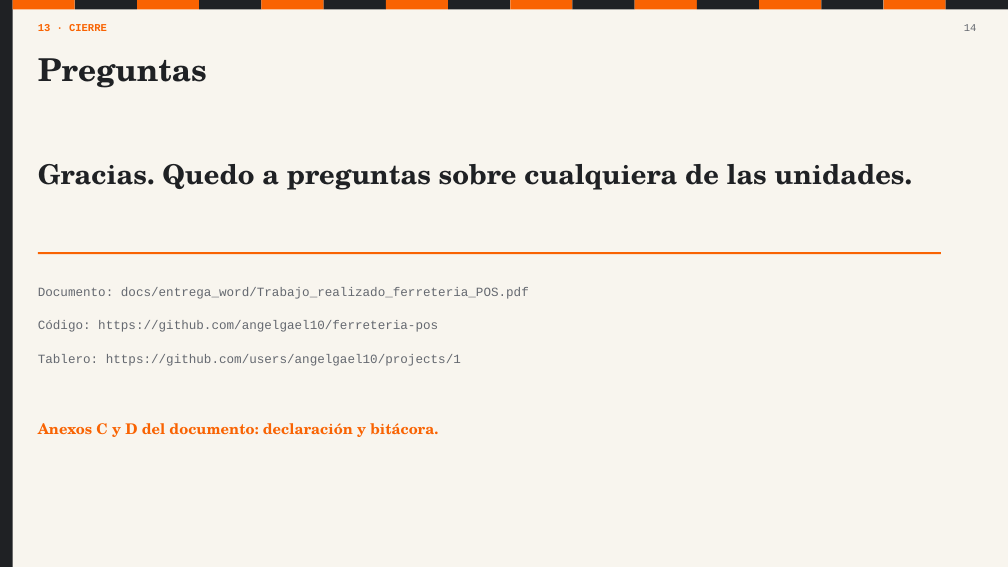
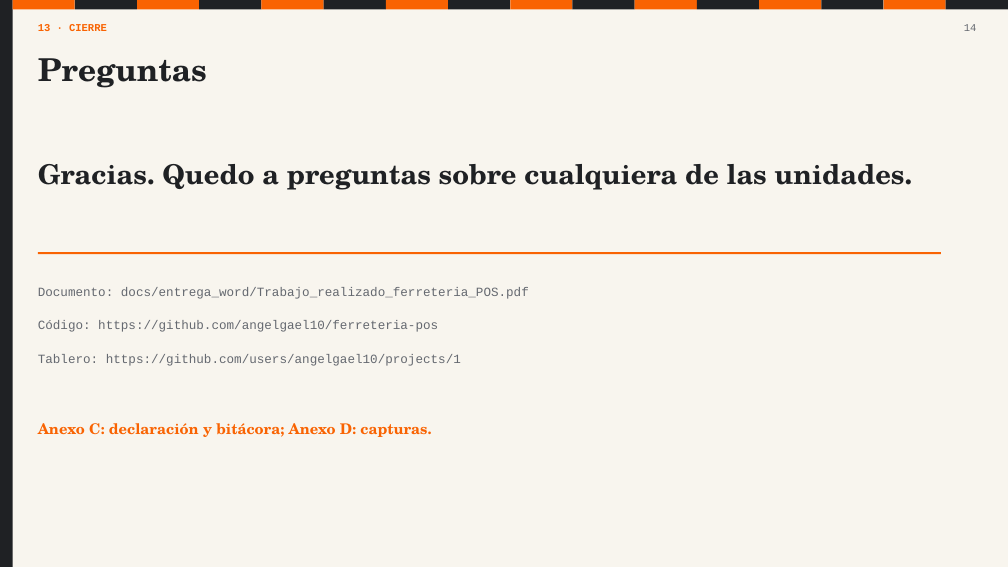
Before and after one commit to angelgael10/ferreteria-pos, a slide deck: slide 14 of docs/presentacion/Defensa_ferreteria_POS.pptx. Drawn at 1008x567 pixels with LibreOffice and Linux fonts; fonts in the diff are those of the drawing. Boxes give left, top, right and bottom in pixels: in the first picture for what was removed or moved away, otherwise in the second. Text is boxed around its words. In the diff, an @@ line names an element or a change of style, - is before the commit and + after.

```diff
--- a/docs/presentacion/Defensa_ferreteria_POS.pptx
+++ b/docs/presentacion/Defensa_ferreteria_POS.pptx
@@ text at [38,423,431,437]: text changed @@
-Anexos C y D del documento: declaración y bitácora.
+Anexo C: declaración y bitácora; Anexo D: capturas.
```
Also in this commit, not shown: 1 other slide changed, 2 other files.
